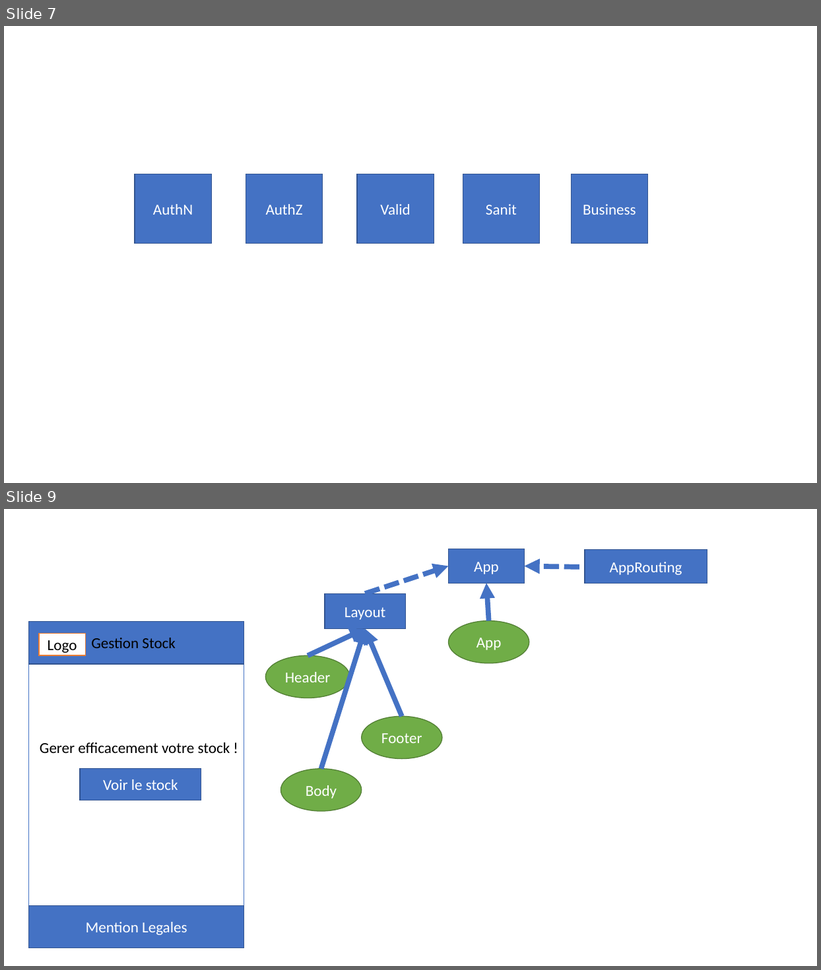
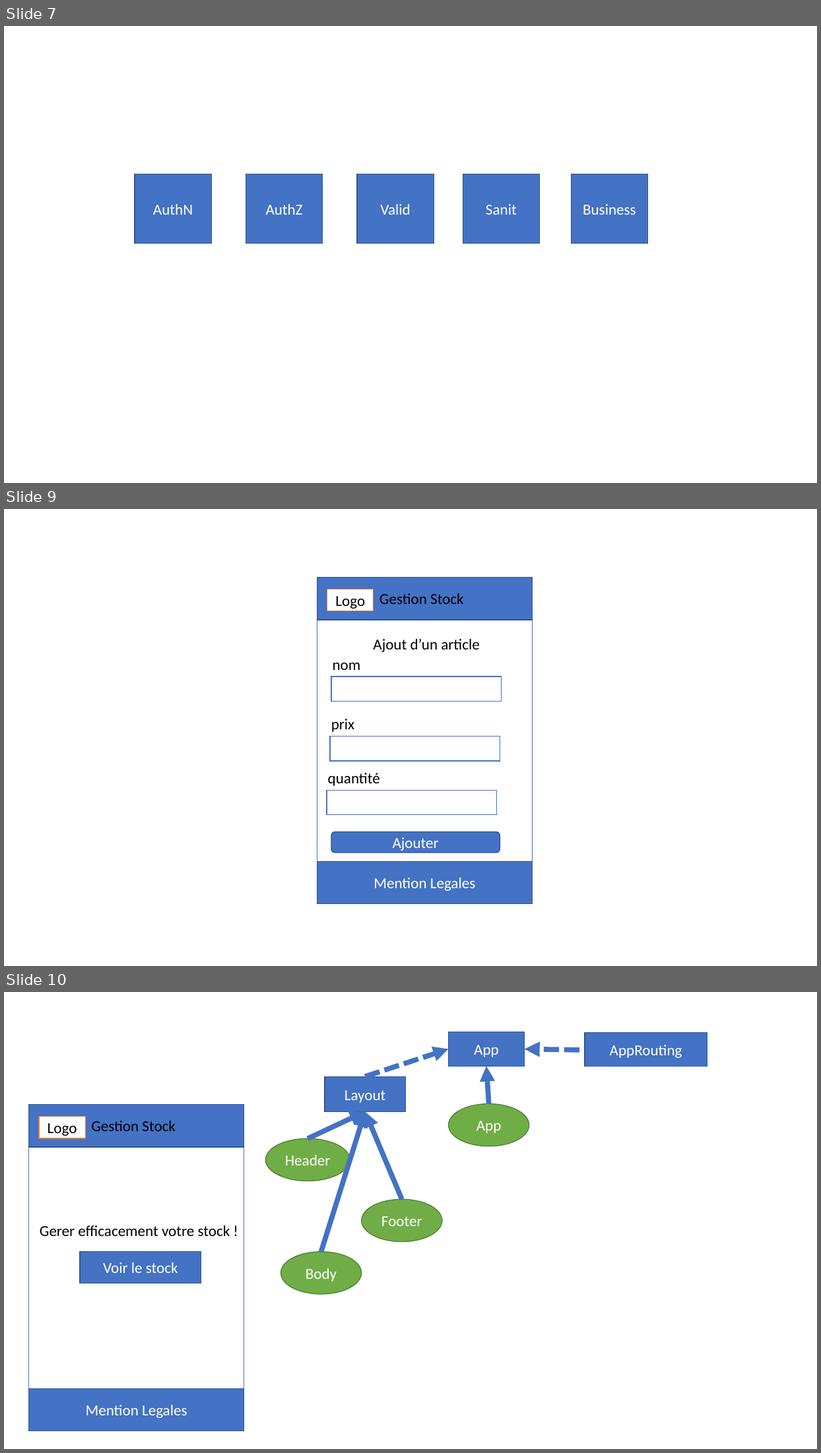
Before and after one commit to jlg-formation/fuj-juillet-2020, a slide deck: notes.pptx. Shown one above the other, each under a label of ours: slides 7 and 9 before the commit, slides 7, 9 and 10 after it; the slides between them are not shown. The pictures are 821x970 and 821x1453 pixels, drawn with LibreOffice and Linux fonts; fonts in the diff are those of the drawing. Boxes give left, top, right and bottom in pixels: in the first picture for what was removed or moved away, otherwise in the second. Text is boxed around its words. In the diff, an @@ line names an element or a change of style, - is before the commit and + after.

```diff
--- a/notes.pptx
+++ b/notes.pptx
@@ slide 9 added at box(4, 509, 817, 966), background #FFFFFF @@
@@ rectangle added at box(317, 578, 532, 904), fill #FFFFFF, outline #4472C4 1 pt @@
@@ rectangle added at box(317, 578, 532, 620), fill #4472C4, outline #325491 1 pt @@
@@ rectangle added at box(327, 589, 374, 611), fill #FFFFFF, outline #ED7D31 1 pt, 18 pt, text #000000 @@
+Logo
@@ text added at box(380, 593, 464, 604), 18 pt, text #000000 @@
+Gestion Stock
@@ text added at box(373, 639, 479, 652), 18 pt, text #000000 @@
+Ajout d’un article
@@ text added at box(333, 662, 361, 670), 18 pt, text #000000 @@
+nom
@@ rectangle added at box(331, 677, 501, 701), fill #FFFFFF, outline #4472C4 1 pt @@
@@ text added at box(331, 719, 354, 732), 18 pt, text #000000 @@
+prix
@@ rectangle added at box(330, 737, 500, 761), fill #FFFFFF, outline #4472C4 1 pt @@
@@ text added at box(328, 773, 380, 786), 18 pt, text #000000 @@
+quantité
@@ rectangle added at box(327, 790, 496, 815), fill #FFFFFF, outline #4472C4 1 pt @@
@@ rounded rectangle added at box(331, 832, 500, 853), fill #4472C4, outline #325491 1 pt, 18 pt, text #FFFFFF @@
+Ajouter
@@ rectangle added at box(317, 861, 532, 904), fill #4472C4, outline #325491 1 pt, 18 pt, text #FFFFFF @@
+Mention Legales
@@ what was slide 9 is now slide 10 @@
```
Also in this commit, not shown: 2 slides changed, 2 other slides added.
